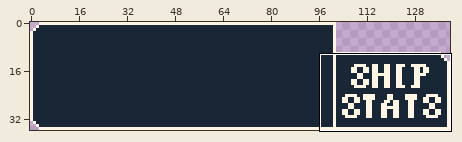
Pixel-art file -- Assets/Aseprite/Design/Battle Screen/Ship Stats/Ship Stats Enemy Background.aseprite. The picture above shows the old version from afar; the outline marks the close-up.
Close-up. Before the edit:
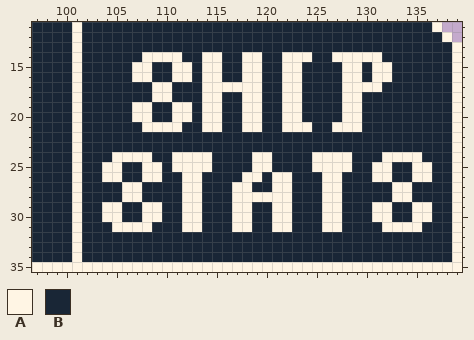
140x36 pixels, 1 frame. Shown: x 97..139, y 11..35.
Palette (. is transparent): A #fff5e4  B #192636
Pixels before, first column x 97:
11 BBBBABBBBBBBBBBBBBBBBBBBBBBBBBBBBBBBBBBBA..
12 BBBBABBBBBBBBBBBBBBBBBBBBBBBBBBBBBBBBBBBBA.
13 BBBBABBBBBBBBBBBBBBBBBBBBBBBBBBBBBBBBBBBBBA
14 BBBBABBBBBBAAAABBAABBAABBAAABBAAAAABBBBBBBA
15 BBBBABBBBBAABBAABAABBAABBAABBBBAABAABBBBBBA
16 BBBBABBBBBAABBAABAABBAABBAABBBBAABAABBBBBBA
17 BBBBABBBBBBBAABBBAAAAAABBAABBBBAAAABBBBBBBA
18 BBBBABBBBBBBAABBBAABBAABBAABBBBAABBBBBBBBBA
19 BBBBABBBBBAABBAABAABBAABBAABBBBAABBBBBBBBBA
20 BBBBABBBBBAABBAABAABBAABBAABBBBAABBBBBBBBBA
21 BBBBABBBBBBAAAABBAABBAABBAAABBAAABBBBBBBBBA
22 BBBBABBBBBBBBBBBBBBBBBBBBBBBBBBBBBBBBBBBBBA
23 BBBBABBBBBBBBBBBBBBBBBBBBBBBBBBBBBBBBBBBBBA
24 BBBBABBBAAAABBAAAABBBBAABBBBAAAABBBAAAABBBA
25 BBBBABBAABBAABAAAABBBBAABBBBAAAABBAABBAABBA
26 BBBBABBAABBAABBAABBBBAABAABBBAABBBAABBAABBA
27 BBBBABBBBAABBBBAABBBAABBAABBBAABBBBBAABBBBA
28 BBBBABBBBAABBBBAABBBAAAAAABBBAABBBBBAABBBBA
29 BBBBABBAABBAABBAABBBAABBAABBBAABBBAABBAABBA
30 BBBBABBAABBAABBAABBBAABBAABBBAABBBAABBAABBA
31 BBBBABBBAAAABBBAABBBAABBAABBBAABBBBAAAABBBA
32 BBBBABBBBBBBBBBBBBBBBBBBBBBBBBBBBBBBBBBBBBA
33 BBBBABBBBBBBBBBBBBBBBBBBBBBBBBBBBBBBBBBBBBA
34 BBBBABBBBBBBBBBBBBBBBBBBBBBBBBBBBBBBBBBBBBA
35 AAAAAAAAAAAAAAAAAAAAAAAAAAAAAAAAAAAAAAAAAAA
The result:
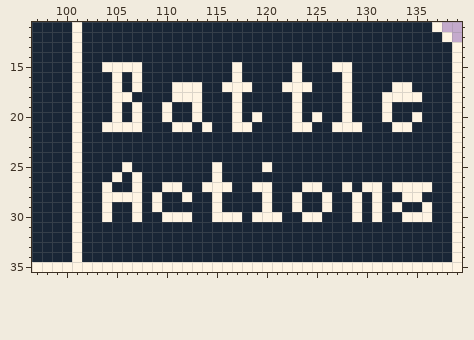
Edits made:
The edit turns colour B into colour A in row 15 at x 104 to 106, 117 and 127; in row 16 at x 105 and 117; in row 17 at x 105, 107, 111 to 113, 124 and 133 to 134; in row 18 at x 105 to 106, 111 to 113, 117 and 132 to 135; in row 19 at x 105, 110, 113, 117 and 132; in row 20 at x 105, 110, 113, 117, 125, 132 and 135.
The edit turns colour B into colour A in row 21 at x 104 to 107, 112, 117 and 133 to 134; in row 25 at x 106 and 115; in row 26 at x 107 and 115; in row 27 at x 104, 110 to 111, 114 to 116, 119 to 120, 124 to 125, 128, 130 to 131 and 135 to 136; in row 28 at x 104 to 105, 109, 115, 123, 129, 131 and 135; in row 29 at x 107, 115, 120, 123, 129 and 133.
The edit turns colour B into colour A in row 30 at x 107, 110 to 111, 115 to 116, 119 to 120, 124 to 125, 129 and 134.
The edit turns colour A into colour B in row 14 at x 108 to 111, 114 to 115, 118 to 119, 122 to 124 and 127 to 131; in rows 15 to 16 at x 108, 111 to 112, 114 to 115, 118 to 119, 122, 129 and 131 to 132; in row 17 at x 109 to 110, 114 to 115, 119 and 129 to 131; in row 18 at x 109 to 110, 114 to 115, 118 to 119, 122 and 129; in row 19 at x 108, 111 to 112, 114 to 115, 118 to 119, 122 and 129; in row 20 at x 108, 111 to 112, 114 to 115, 118, 122 and 129.
The edit turns colour A into colour B in row 21 at x 108 to 110, 115, 119 and 122; in row 24 at x 105 to 108, 111 to 114, 119 to 120, 125 to 128 and 132 to 135; in row 25 at x 104 to 105, 108 to 109, 111 to 114, 119, 125 to 128, 131 to 132 and 135 to 136; in row 26 at x 104, 108 to 109, 112 to 113, 118 to 119, 121 to 122, 126 to 127, 131 to 132 and 135 to 136; in row 27 at x 106, 112 to 113, 117 to 118, 121 to 122 and 126 to 127; in row 28 at x 113, 117 to 119, 121 to 122, 127 and 133.
The edit turns colour A into colour B in row 29 at x 105, 108, 112 to 113, 117 to 118, 121 to 122, 127, 132 and 135; in row 30 at x 105, 108 to 109, 113, 118, 122, 126 to 127 and 132; in row 31 at x 105 to 108, 112 to 113, 117 to 118, 121 to 122, 126 to 127 and 132 to 135.
